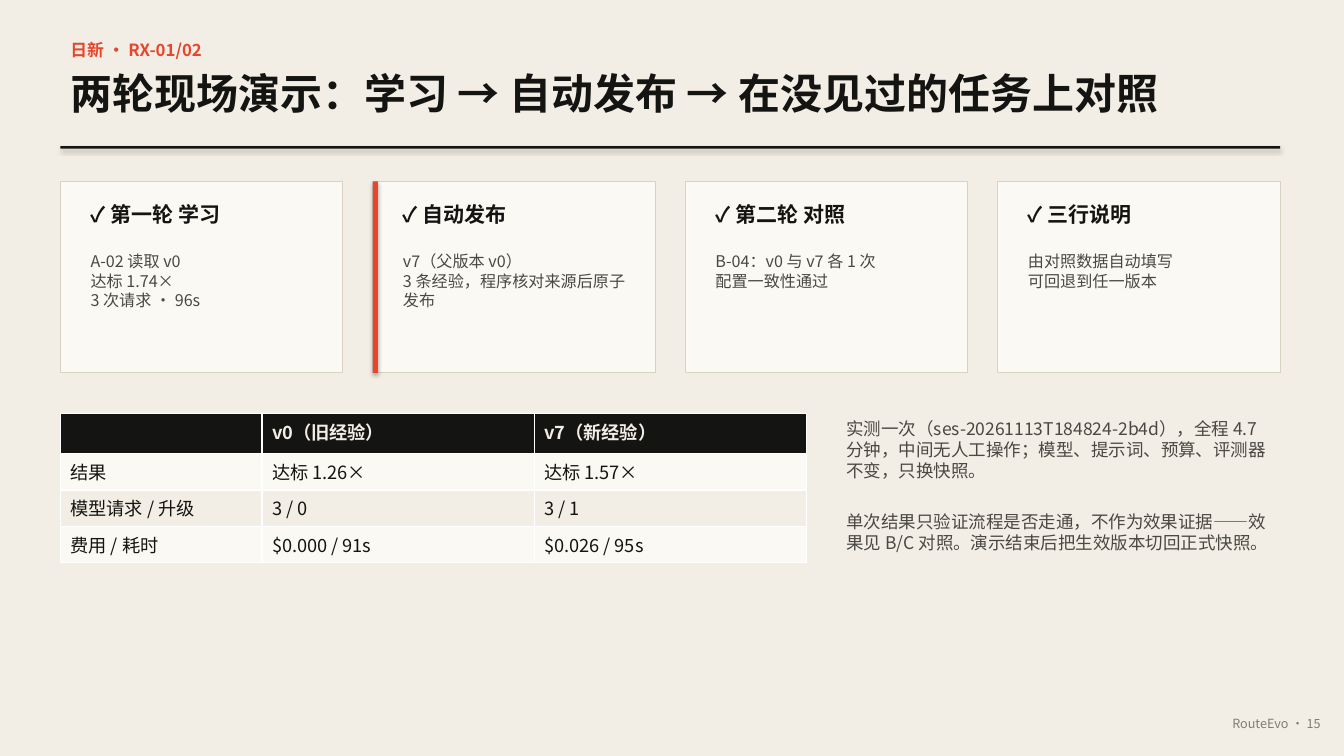
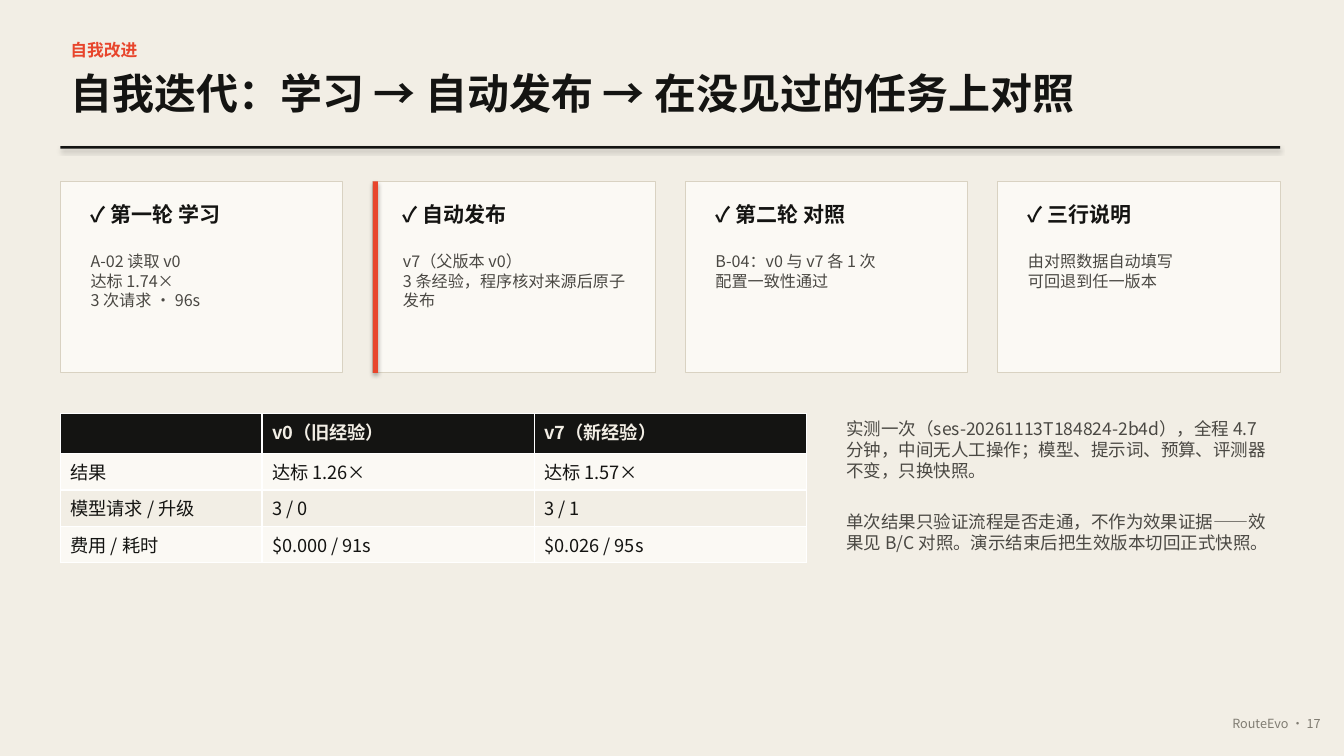
Before and after one commit to bohack-2026-hw/QuotaCrux, a slide deck: slide 17 of docs/RouteEvo.pptx (slide 15 before the commit). Drawn at 1344x756 pixels with LibreOffice and Linux fonts; fonts in the diff are those of the drawing. Boxes give left, top, right and bottom in pixels: in the first picture for what was removed or moved away, otherwise in the second. Text is boxed around its words. In the diff, an @@ line names an element or a change of style, - is before the commit and + after.

```diff
--- a/docs/RouteEvo.pptx
+++ b/docs/RouteEvo.pptx
@@ text at <box>70,42,137,58</box>: text changed @@
-日新 · RX-01/02
+自我改进
@@ text at <box>70,73,1074,113</box>: text changed @@
-两轮现场演示：学习 → 自动发布 → 在没见过的任务上对照
+自我迭代：学习 → 自动发布 → 在没见过的任务上对照
@@ text at <box>1232,719,1321,728</box>: text changed @@
-RouteEvo · 15
+RouteEvo · 17
```
Also in this commit, not shown: 16 other slides changed, 3 slides added, 4 other files.
